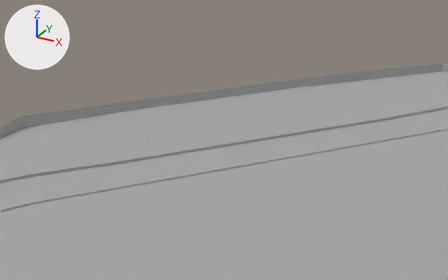
What one commit did to the Blender file longpond/longpond.blend.
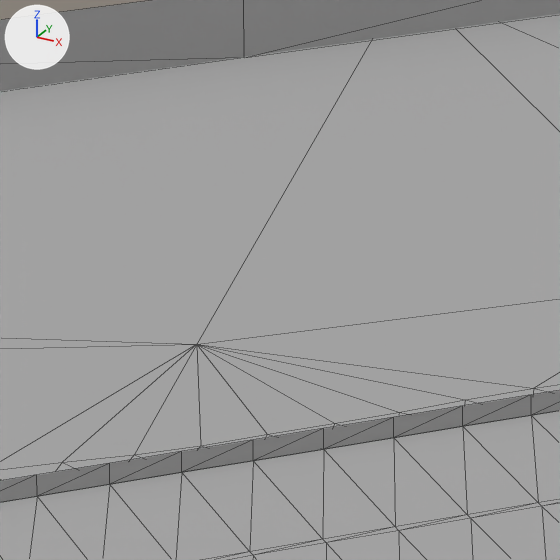
Each version is shown from a 50 mm lens placed at (476.8, 31.2, 277.2), pointed at (143.7, 637.0, -25.7), then close up on the part from 41% to 56% of the width and 33% to 57% of the height. Arrows for +X, +Y and +Z are at upper left; the lights stay in place. The close-ups show mesh edges as thin lines.

Names of what the first close-up shows: 'B0Rt288', 'B0Rt294', 'TERR4', 'forest01.006', 't0LB294', 'tkLS292', 'tkMn292', 'tkMn298'.
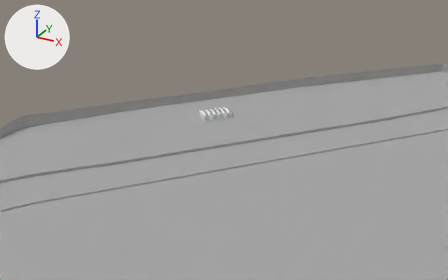
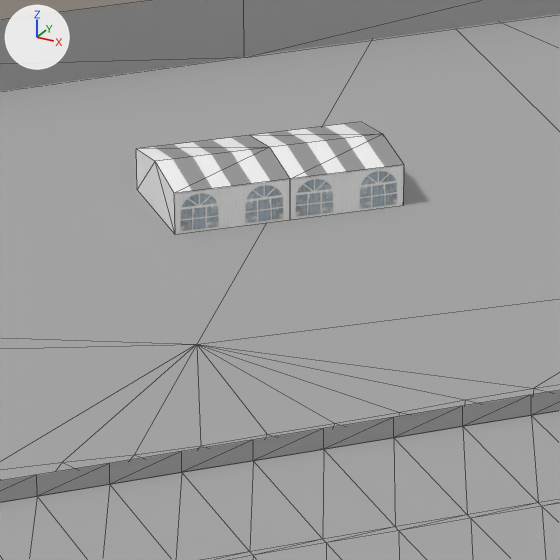
Commit message: WIP short straight building

Location of each change, [x1, y1, x2, y2] in pixels of the close-ups (560 x 560 px):
'Teams.006', added
    after: [136, 122, 404, 235]

What the commit changed:
Mesh me_teams_006 is new.
It has 15 vertices, 18 faces and spans x -4.55..2.55, y -1.45..0.79, z -1.0..0.6.
It uses material mat_lp_bldg1_png (picture img_lp_bldg1_png).
Object 'Teams.006' (ob_teams_006) is new; it shows me_teams_006.
Its location is (130.0, 649.2, 5.0).
Its rotation in degrees is (0, 0, 48).
Its scale is (5.0, 8.5, 5.0).
